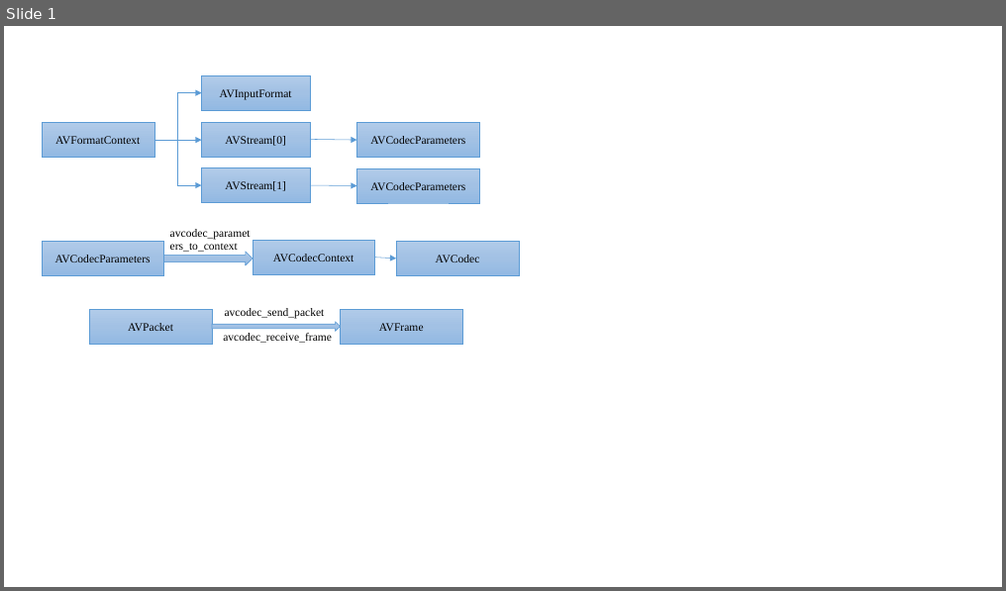
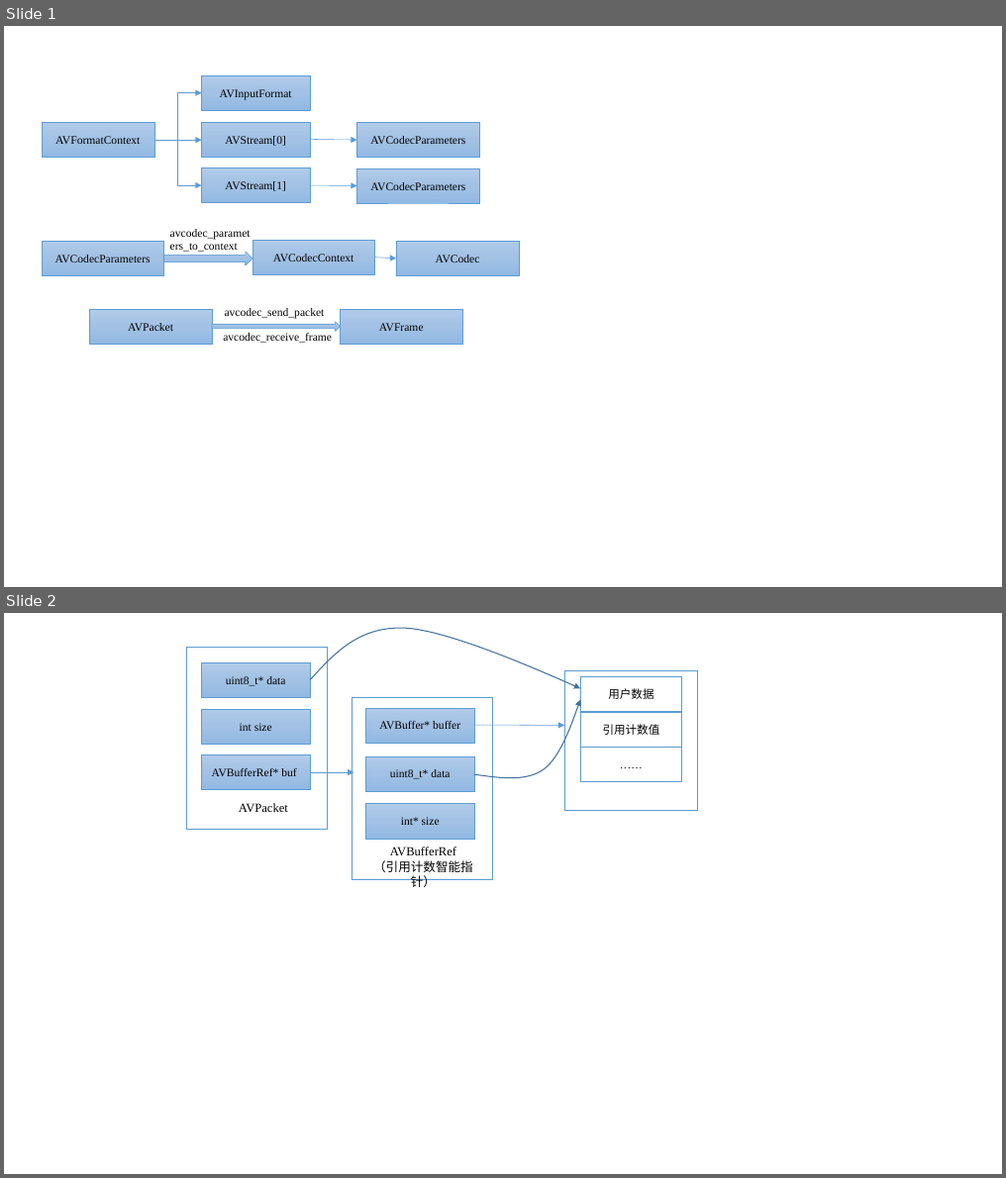
Before and after one commit to mythsaber/Learning-Notes, a slide deck: 音视频编解码.pptx. Shown one above the other, each under a label of ours: slide 1 before the commit, slides 1 and 2 after it. The pictures are 1006x591 and 1006x1178 pixels, drawn with LibreOffice and Linux fonts; fonts in the diff are those of the drawing. Boxes give left, top, right and bottom in pixels: in the first picture for what was removed or moved away, otherwise in the second. Text is boxed around its words. In the diff, an @@ line names an element or a change of style, - is before the commit and + after.

```diff
--- a/音视频编解码.pptx
+++ b/音视频编解码.pptx
@@ slide 2 added at (4, 613, 1002, 1174), background #FFFFFF @@
@@ freeform shape added at (310, 628, 580, 688), outline #43739E 1 pt @@
@@ rectangle added at (187, 648, 328, 830), fill #FFFFFF, outline #5B9BD5 1 pt @@
@@ rectangle added at (202, 663, 310, 697), fill gradient #B1CBE9 to #A3C1E5 to #93B9E4, outline #5B9BD5 0.5 pt, 11 pt, text #000000 @@
+uint8_t* data
@@ rectangle added at (564, 670, 698, 810), fill #FFFFFF, outline #5B9BD5 1 pt @@
@@ rectangle added at (352, 697, 493, 880), fill #FFFFFF, outline #5B9BD5 1 pt @@
@@ freeform shape added at (474, 700, 580, 778), outline #43739E 1 pt @@
@@ rectangle added at (581, 676, 681, 711), fill #FFFFFF, outline #5B9BD5 1 pt, 11 pt, text #000000 @@
+用户数据
@@ rectangle added at (202, 709, 310, 744), fill gradient #B1CBE9 to #A3C1E5 to #93B9E4, outline #5B9BD5 0.5 pt, 11 pt, text #000000 @@
+int size
@@ rectangle added at (366, 708, 475, 743), fill gradient #B1CBE9 to #A3C1E5 to #93B9E4, outline #5B9BD5 0.5 pt, 11 pt, text #000000 @@
+AVBuffer* buffer
@@ arrow added from (474, 725) to (564, 725), #5B9BD5 0.5 pt @@
@@ rectangle added at (581, 713, 681, 747), fill #FFFFFF, outline #5B9BD5 1 pt, 11 pt, text #000000 @@
+引用计数值
@@ rectangle added at (202, 756, 310, 789), fill gradient #B1CBE9 to #A3C1E5 to #93B9E4, outline #5B9BD5 0.5 pt, 11 pt, text #000000 @@
+AVBufferRef* buf
@@ rectangle added at (366, 757, 475, 791), fill gradient #B1CBE9 to #A3C1E5 to #93B9E4, outline #5B9BD5 0.5 pt, 11 pt, text #000000 @@
+uint8_t* data
@@ rectangle added at (581, 747, 681, 781), fill #FFFFFF, outline #5B9BD5 1 pt, 11 pt, text #000000 @@
+……
@@ arrow added from (310, 772) to (354, 772), #5B9BD5 0.5 pt @@
@@ text added at (239, 803, 288, 812), 12 pt, text #000000 @@
+AVPacket
@@ rectangle added at (366, 804, 475, 839), fill gradient #B1CBE9 to #A3C1E5 to #93B9E4, outline #5B9BD5 0.5 pt, 11 pt, text #000000 @@
+int* size
@@ text added at (373, 847, 473, 887), 12 pt, text #000000 @@
+AVBufferRef
+（引用计数智能指针）
```
Also in this commit, not shown: 7 other files.
